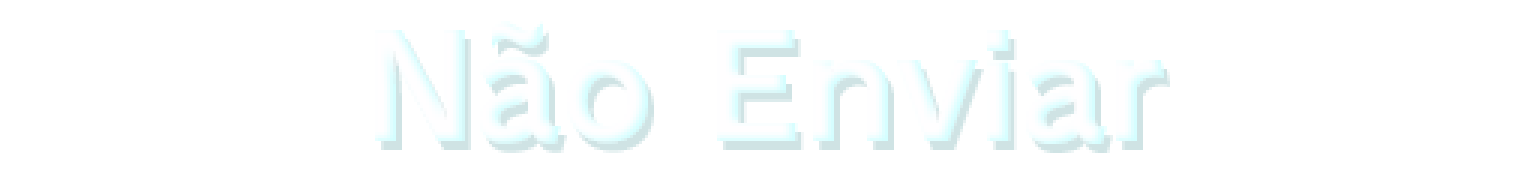
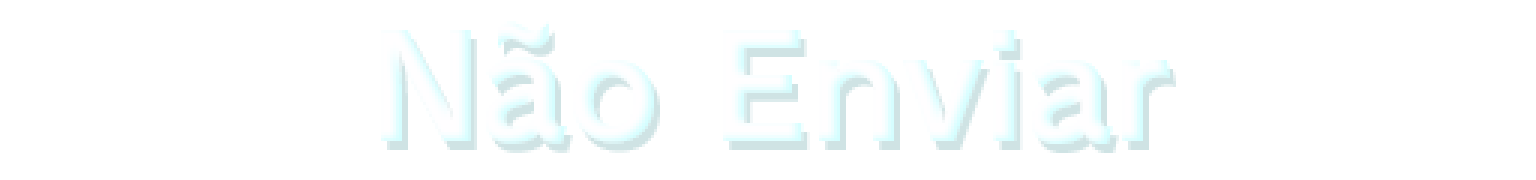
Layered file, before and after one edit (1536px x 180px). Changes by layer:
added layer "Não Enviar Fix" above "Não Enviar" over [381, 21, 1170, 144]
hid "Não Enviar" over [375, 21, 1164, 144]
